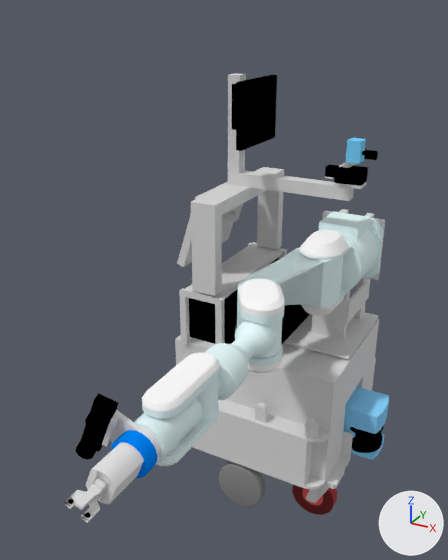
One commit to the Blender file data/morse/components/robots/jido.blend: the scene before it, then after it.
Camera for both pictures: a camera (50 mm lens) standing at (0.82, -1.94, 1.72) and looking at (-0.01, -0.44, 0.97). Arrows for +X, +Y and +Z are at lower right; the lights stay in place.

Names of what the first picture shows: 'Base', 'Computer', 'FrontScreen', 'Gripper', 'PA10-1', 'PA10-2', 'PA10-3', 'PA10-4', 'PA10-5', 'PA10-6', 'Sicks', 'Socle', 'pince1', 'pince2'.
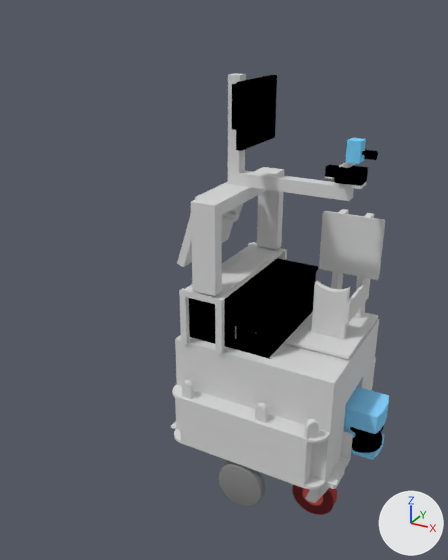
Commit message: Remove the PA-10 arm from the basic Jido robot

Where the change shows, as pixel boxes (x1, y1, x2, y2) in the pictures (448 x 560 px):
'PA10-2', deleted: before (237, 248, 343, 373)
'PA10-4', deleted: before (142, 352, 221, 466)
'PA10-6', deleted: before (76, 393, 161, 479)
'PA10-3', deleted: before (204, 318, 282, 400)
'PA10-1', deleted: before (300, 230, 363, 316)
'Socle', deleted: before (319, 211, 384, 282)
'Gripper', deleted: before (86, 442, 144, 504)
'PA10-5', deleted: before (134, 398, 202, 462)
'pince2', deleted: before (64, 478, 110, 523)
'pince1', deleted: before (74, 478, 106, 510)
'Computer', unchanged, uncovered by the edit: before (189, 258, 310, 344); after (189, 258, 318, 359)

The change, as a diff of the scene's bpy script:
```diff
--- a/data/morse/components/robots/jido.blend.py
+++ b/data/morse/components/robots/jido.blend.py
@@ ob_socle @@
-ob_socle = bpy.data.objects.new('Socle', me_socle)
@@ ob_pa10_1 @@
-ob_pa10_1 = bpy.data.objects.new('PA10-1', me_pa10_1)
@@ ob_pa10_2 @@
-ob_pa10_2 = bpy.data.objects.new('PA10-2', me_pa10_2)
@@ ob_pa10_3 @@
-ob_pa10_3 = bpy.data.objects.new('PA10-3', me_pa10_3)
@@ ob_pa10_4 @@
-ob_pa10_4 = bpy.data.objects.new('PA10-4', me_pa10_4)
@@ ob_pa10_5 @@
-ob_pa10_5 = bpy.data.objects.new('PA10-5', me_pa10_5)
@@ ob_pa10_6 @@
-ob_pa10_6 = bpy.data.objects.new('PA10-6', me_pa10_6)
@@ ob_gripper @@
-ob_gripper = bpy.data.objects.new('Gripper', me_gripper)
@@ ob_pince1 @@
-ob_pince1 = bpy.data.objects.new('pince1', me_pince1)
@@ ob_pince1s @@
 ob_pince1s = bpy.data.objects.new('pince1S', me_pince1s)
-ob_pince1s.parent = ob_pince1
 ob_pince1s.matrix_parent_inverse = Matrix(((1000.0, 0.0, 0.0, 0.0), (0.0, 1000.0, 0.0, 0.0), (0.0, 0.0, 1000.0, -1460.0), (0.0, 0.0, 0.0, 1.0)))
@@ ob_pince2 @@
-ob_pince2 = bpy.data.objects.new('pince2', me_pince2)
@@ ob_pince2sleft @@
 ob_pince2sleft = bpy.data.objects.new('pince2sleft', me_pince2sleft)
-ob_pince2sleft.parent = ob_pince2
 ob_pince2sleft.matrix_parent_inverse = Matrix(((1000.0, 0.0, 0.0, 0.0), (0.0, 1000.0, 0.0, 0.0), (0.0, 0.0, 1000.0, -1460.0), (0.0, 0.0, 0.0, 1.0)))
@@ ob_pince2sright @@
 ob_pince2sright = bpy.data.objects.new('pince2Sright', me_pince2sright)
-ob_pince2sright.parent = ob_pince2
 ob_pince2sright.matrix_parent_inverse = Matrix(((1000.0, 0.0, 0.0, 0.0), (0.0, 1000.0, 0.0, 0.0), (0.0, 0.0, 1000.0, -1460.0), (0.0, 0.0, 0.0, 1.0)))
@@ ob_gsocle @@
 ob_gsocle = bpy.data.objects.new('GSocle', me_gsocle)
-ob_gsocle.parent = ob_socle
 ob_gsocle.matrix_parent_inverse = Matrix(((1000.0, 0.0, 0.0000305, -185.0), (0.0, 0.0, 1000.0, -906.9), (0.0, -1000.0, 0.0000763, 200.1), (0.0, 0.0, 0.0, 1.0)))
@@ ob_gpa10_1 @@
 ob_gpa10_1 = bpy.data.objects.new('GPA10-1', me_gpa10_1)
-ob_gpa10_1.parent = ob_pa10_1
 ob_gpa10_1.matrix_parent_inverse = Matrix(((1000.0, 0.0, 0.0000305, -185.0), (0.0, 0.0, 1000.0, -906.9), (0.0, -1000.0, 0.0000763, 200.1), (0.0, 0.0, 0.0, 1.0)))
@@ ob_gpa10_2 @@
 ob_gpa10_2 = bpy.data.objects.new('gpa10-2', me_gpa10_2)
-ob_gpa10_2.parent = ob_pa10_2
 ob_gpa10_2.matrix_parent_inverse = Matrix(((1000.0, 0.0, -0.0000153, -185.0), (0.0, 0.0000755, 1000.0, -906.9), (0.0, -1000.0, 0.0000763, -116.9), (0.0, 0.0, 0.0, 1.0)))
@@ ob_gpa10_3 @@
 ob_gpa10_3 = bpy.data.objects.new('GPA10-3', me_gpa10_3)
-ob_gpa10_3.parent = ob_pa10_3
 ob_gpa10_3.matrix_parent_inverse = Matrix(((1000.0, 0.0, -0.0000153, -185.0), (0.0, 0.000108, 1000.0, -906.9), (0.0, -1000.0, 0.000061, -566.9), (0.0, 0.0, 0.0, 1.0)))
@@ ob_gpa10_4 @@
 ob_gpa10_4 = bpy.data.objects.new('GPA10-4', me_gpa10_4)
-ob_gpa10_4.parent = ob_pa10_4
 ob_gpa10_4.matrix_parent_inverse = Matrix(((1000.0, 0.0, 0.0, -185.0), (-0.000477, 0.000108, 1000.0, -906.9), (0.0, -1000.0, 0.000122, -899.9), (0.0, 0.0, 0.0, 1.0)))
@@ ob_gpa10_5 @@
 ob_gpa10_5 = bpy.data.objects.new('GPA10-5', me_gpa10_5)
-ob_gpa10_5.parent = ob_pa10_5
 ob_gpa10_5.matrix_parent_inverse = Matrix(((1000.0, -0.0000153, 0.0, -185.0), (0.0, 0.000061, 1000.0, -906.9), (0.0, -1000.0, 0.0000755, -1047.0), (0.0, 0.0, 0.0, 1.0)))
@@ ob_gpa10_6 @@
 ob_gpa10_6 = bpy.data.objects.new('GPA10-6', me_gpa10_6)
-ob_gpa10_6.parent = ob_pa10_6
 ob_gpa10_6.matrix_parent_inverse = Matrix(((1000.0, 0.0, 0.0, -185.0), (0.0, 0.000061, 1000.0, -906.9), (0.0, -1000.0, 0.0000755, -1140.0), (0.0, 0.0, 0.0, 1.0)))
```
